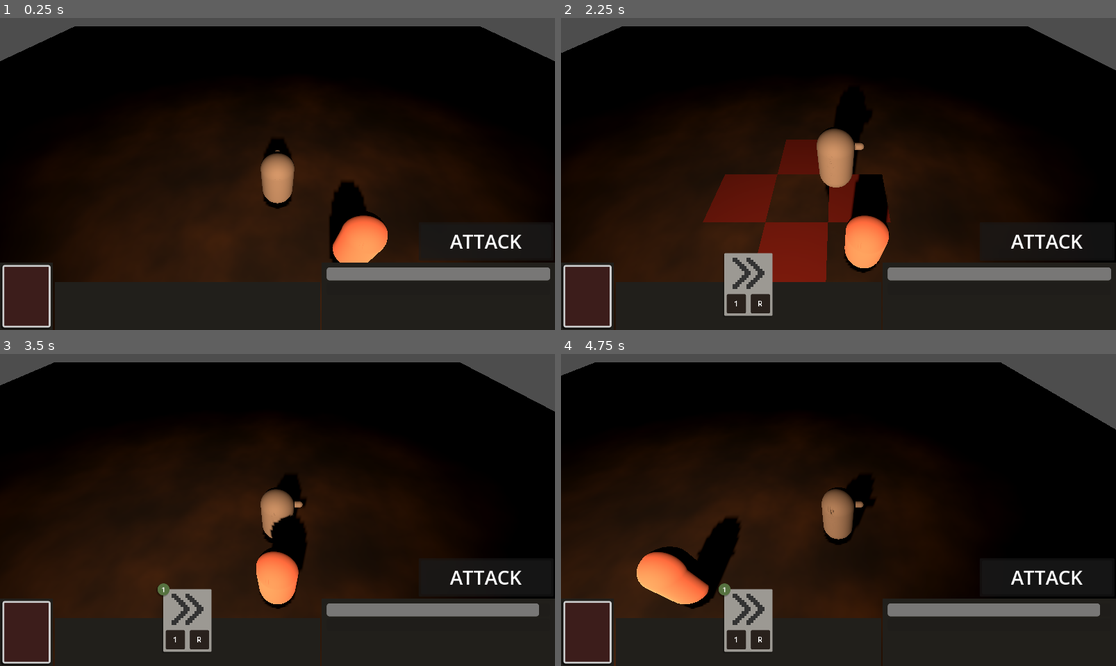
Above: before the commit, frames 1-4 (two rows, left to right).
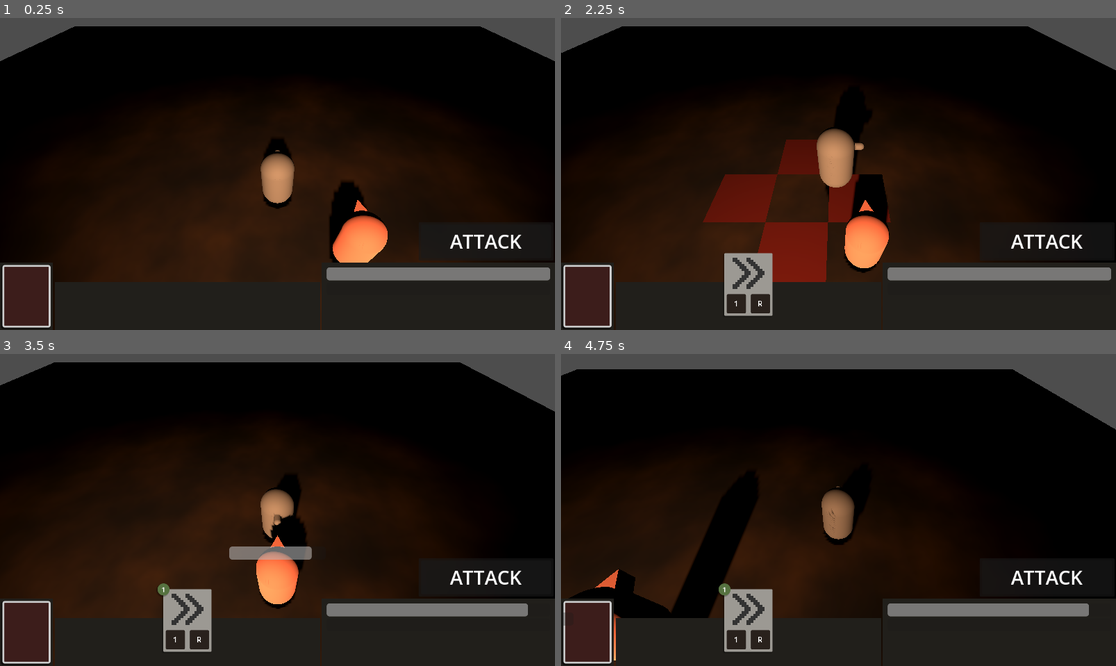
Above: after the commit, the same moments.

Repository: horsewaffle/game-off-2026
Game: Godot game, scene res://scenes/game_space.tscn
Two runs of this game, one before a commit and one after it. Both use one fixed random seed, a clock stepped at 60 frames per second and the inputs below.
Inputs (mouse positions are in pixels of both pictures, inside the frame that each line leads up to):
- Up to frame 1 (0.25 s): no input
- Up to frame 2 (2.25 s): click (588, 295) at 0.5 s; click "ATTACK" at 1.25 s; tap Enter at 2 s; move the mouse to (749, 292) at 2.02 s; hold D (MOVE_RIGHT) from 2.03 s (still down); click (749, 292) at 2.17 s
- Up to frame 3 (3.5 s): move the mouse to (166, 525) at 2.77 s; release D (MOVE_RIGHT) at 2.78 s; hold S (MOVE_DOWN) from 2.78 s (still down)
- Up to frame 4 (4.75 s): tap Space at 3.5 s; move the mouse to (894, 441) at 3.52 s; release S (MOVE_DOWN) at 3.53 s; hold D (MOVE_RIGHT) 3.53-4.28 s; move the mouse to (810, 572) at 4.27 s; hold W (MOVE_UP) from 4.28 s (still down); click (810, 572) at 4.42 s

The runs differ from the first frame. In frame 1, less than 0.1% of the frame differs, in the area x 63-67%, y 58-63%; in frame 2, less than 0.1%; in frame 3, 0.8%; in frame 4, 6.8%, in the area x 0-98%, y 2-99%.

Commit message:
Add Enemy move animation, look at player when attacking

Diff:
--- a/scenes/entities/enemy.tscn
+++ b/scenes/entities/enemy.tscn
@@ -3,7 +3,32 @@
 [ext_resource type="Script" uid="uid://kgnjrstpy2hr" path="res://scripts/enemies/enemy.gd" id="1_7p1mj"]
 [ext_resource type="Script" uid="uid://bdn4vsm6xhyes" path="res://scenes/health_bar.gd" id="2_md0e3"]
 
-[sub_resource type="CapsuleShape3D" id="CapsuleShape3D_md0e3"]
+[sub_resource type="Animation" id="Animation_bhjyr"]
+length = 0.001
+tracks/0/type = "position_3d"
+tracks/0/imported = false
+tracks/0/enabled = true
+tracks/0/path = NodePath(".")
+tracks/0/interp = 1
+tracks/0/loop_wrap = true
+tracks/0/keys = PackedFloat32Array(0, 1, 0, 0.5, 0)
+
+[sub_resource type="Animation" id="Animation_w5kve"]
+resource_name = "move"
+length = 0.3
+tracks/0/type = "position_3d"
+tracks/0/imported = false
+tracks/0/enabled = true
+tracks/0/path = NodePath(".")
+tracks/0/interp = 1
+tracks/0/loop_wrap = true
+tracks/0/keys = PackedFloat32Array(0, 1, 0, 0.5, 0, 0.15, 1, 0, 1, -0.5, 0.3, 1, 0, 0.5, -1)
+
+[sub_resource type="AnimationLibrary" id="AnimationLibrary_pjcwr"]
+_data = {
+&"RESET": SubResource("Animation_bhjyr"),
+&"move": SubResource("Animation_w5kve")
+}
 
 [sub_resource type="StandardMaterial3D" id="StandardMaterial3D_10dcs"]
 albedo_color = Color(0.98914176, 0.5792684, 0.48325753, 1)
@@ -11,21 +36,30 @@
 [sub_resource type="CapsuleMesh" id="CapsuleMesh_4ra3w"]
 material = SubResource("StandardMaterial3D_10dcs")
 
-[node name="Enemy" type="Node3D" unique_id=773698424 groups=["turn_listener"]]
+[sub_resource type="PrismMesh" id="PrismMesh_hrkyq"]
+material = SubResource("StandardMaterial3D_10dcs")
+
+[node name="EnemyRoot" type="Node3D" unique_id=773698424 groups=["turn_listener"]]
 script = ExtResource("1_7p1mj")
 
-[node name="HealthBar" type="ProgressBar" parent="." unique_id=535465418]
+[node name="Enemy" type="Node3D" parent="." unique_id=1094724727]
+transform = Transform3D(1, 0, 0, 0, 1, 0, 0, 0, 1, 0, 0.5, 0)
+
+[node name="HealthBar" type="ProgressBar" parent="Enemy" unique_id=535465418]
 offset_right = 200.0
 offset_bottom = 27.0
 show_percentage = false
 script = ExtResource("2_md0e3")
 
-[node name="Enemy" type="CharacterBody3D" parent="." unique_id=82716815]
-transform = Transform3D(1, 0, 0, 0, 1, 0, 0, 0, 1, 0, 1, 0)
+[node name="AnimationPlayer" type="AnimationPlayer" parent="Enemy" unique_id=1054961851]
+root_motion_local = true
+libraries/ = SubResource("AnimationLibrary_pjcwr")
 
-[node name="CollisionShape3D" type="CollisionShape3D" parent="Enemy" unique_id=1615241017]
-transform = Transform3D(0.5, 0, 0, 0, 0.5, 0, 0, 0, 0.5, 0, -0.5, 0)
-shape = SubResource("CapsuleShape3D_md0e3")
+[node name="MeshInstance3D" type="MeshInstance3D" parent="Enemy" unique_id=326111098]
+transform = Transform3D(0.5, 0, 0, 0, 0.5, 0, 0, 0, 0.5, 0, 0, 0)
+mesh = SubResource("CapsuleMesh_4ra3w")
+skeleton = NodePath("")
 
-[node name="MeshInstance3D" type="MeshInstance3D" parent="Enemy/CollisionShape3D" unique_id=326111098]
-mesh = SubResource("CapsuleMesh_4ra3w")
+[node name="MeshInstance3D2" type="MeshInstance3D" parent="Enemy" unique_id=2053774994]
+transform = Transform3D(0.2, 0, 0, 0, -8.742278e-09, 0.2, 0, -0.2, -8.742278e-09, 0, 0.24993402, -0.28972012)
+mesh = SubResource("PrismMesh_hrkyq")
--- a/scenes/health_bar.gd
+++ b/scenes/health_bar.gd
@@ -3,7 +3,7 @@
 var camera: Camera3D
 
 @onready
-var parent_enemy: Enemy = get_parent()
+var parent_enemy: Enemy = get_parent().get_parent()
 
 # Called when the node enters the scene tree for the first time.
 func _ready() -> void:
@@ -22,8 +22,8 @@
 	visible = parent_enemy.fightable.health != parent_enemy.fightable.max_health
 
 # Called every frame. 'delta' is the elapsed time since the previous frame.
-func _process(delta: float) -> void:
-	var screen_pos = camera.unproject_position(get_parent().global_position + Vector3(0, 1.5, 0))
+func _process(_delta: float) -> void:
+	var screen_pos = camera.unproject_position(get_parent().global_position + Vector3(0, 0.75, 0))
 	global_position = screen_pos
 	global_position += Vector2(-get_rect().size.x / 2, 0)
 
--- a/scripts/enemies/enemy.gd
+++ b/scripts/enemies/enemy.gd
@@ -8,7 +8,7 @@
 	# (health, attack, defence, mult, xp)
 
 	fightable.dead.connect(_on_death)
-	$"HealthBar".initialise_health_bar()
+	$"Enemy/HealthBar".initialise_health_bar()
 
 	self.on_interact = on_interact_dead
 
@@ -27,6 +27,7 @@
 
 	if adjacent_fightables.size() > 0:
 		var target = adjacent_fightables.pick_random()
+		look_at(target.position)
 		target.fightable.receive_damage(self.fightable.attack)
 	else:
 		var offset = [Vector2i(1,0), Vector2i(0,1), Vector2i(-1,0), Vector2i(0,-1)].pick_random()
@@ -34,4 +35,5 @@
 		#var offset = [Vector2i(0,0), Vector2i(0,0), Vector2i(0,0), Vector2i(0,0)].pick_random()
 		@warning_ignore("narrowing_conversion")
 		var target_pos = Vector2i(position.x, position.z) + offset
+		look_at(Vector3(target_pos.x, 0, target_pos.y))
 		turn_requested.emit(self, target_pos, "move")
--- a/scripts/entities/entity.gd
+++ b/scripts/entities/entity.gd
@@ -52,6 +52,13 @@
 			pass
 
 func move(target_pos: Vector2i):
+
+	var anim_player = find_child("AnimationPlayer")
+
+	if anim_player != null:
+		anim_player.play("move")
+		await anim_player.animation_finished
+		anim_player.stop()
 	self.position = Vector3(target_pos.x, 0, target_pos.y)
 
 func interact(_pos: Vector2i, _pos_entity: Entity = null):
--- a/scripts/orchestrator.gd
+++ b/scripts/orchestrator.gd
@@ -66,7 +66,7 @@
 	var new_enemy: Entity = enemy_scene.instantiate()
 	add_child(new_enemy)
 	live_entities[new_enemy] = pos
-	new_enemy.position = Vector3i(pos.x, 0, pos.y)
+	new_enemy.position = Vector3(pos.x, 0, pos.y)
 	new_enemy.turn_requested.connect(_on_turn_requested)
 
 # Wrapper function for instantiating the PlayerController
--- a/scripts/player/player_controller.gd
+++ b/scripts/player/player_controller.gd
@@ -64,11 +64,6 @@
 	camera_pos_updated.emit(target_pos)
 	can_take_action = false
 
-	var anim_player = find_child("AnimationPlayer")
-
-	anim_player.play("move")
-	await anim_player.animation_finished
-	anim_player.stop()
 	super(target_pos)
 
 func interact(pos: Vector2i, pos_entity: Entity = null):
